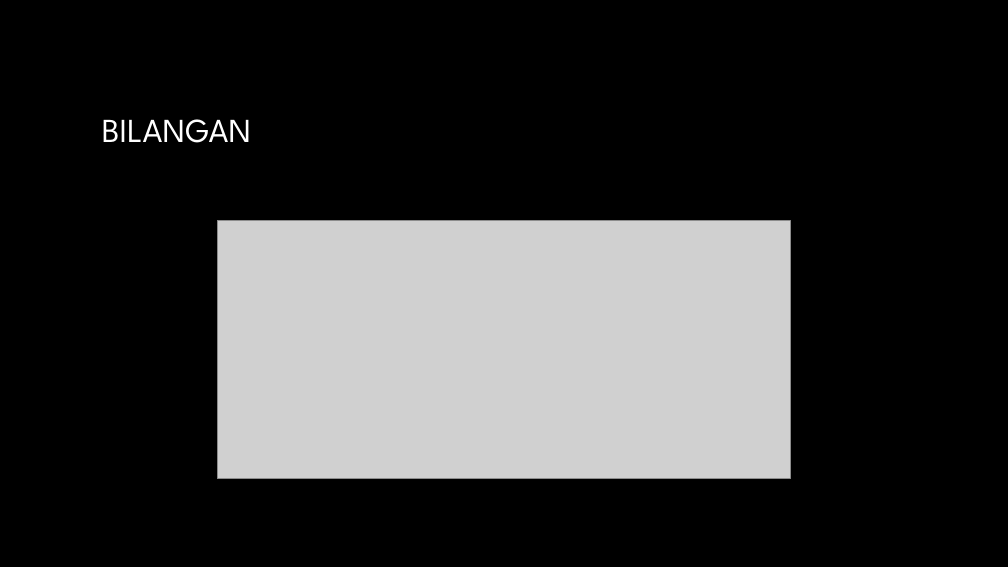
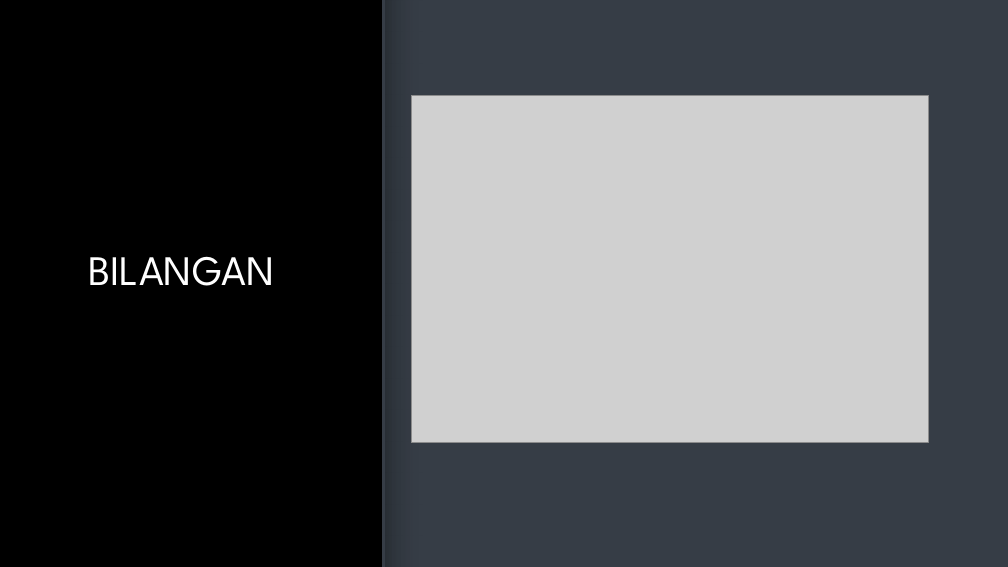
Before and after one commit to msiahaan/BelajarPython, a slide deck: slide 13 of slides/BelajarPython_01_Awal.pptx. Drawn at 1008x567 pixels with LibreOffice and Linux fonts; fonts in the diff are those of the drawing; grey boxes stand for pictures; background and template pictures are left out. Boxes give left, top, right and bottom in pixels: in the first picture for what was removed or moved away, otherwise in the second. Text is boxed around its words. In the diff, an @@ line names an element or a change of style, - is before the commit and + after.

```diff
--- a/slides/BelajarPython_01_Awal.pptx
+++ b/slides/BelajarPython_01_Awal.pptx
@@ rectangle added at bbox=[383, 0, 1008, 567], fill #363D46 @@
@@ rectangle added at bbox=[384, 0, 422, 567], fill gradient #363D46 to #282E35 @@
@@ line added from (384, 0) to (384, 567), #282E35 3 pt @@
@@ title "BILANGAN": place and size @@
-title "BILANGAN" at bbox=[102, 119, 251, 143]
+title "BILANGAN" at bbox=[88, 256, 275, 286]
@@ title "BILANGAN" at bbox=[88, 256, 275, 286]: size 32 to 40 pt @@
@@ picture added at bbox=[411, 95, 929, 442] @@
@@ picture removed at bbox=[218, 221, 791, 479] @@
```
Also in this commit, not shown: 8 other slides changed.
